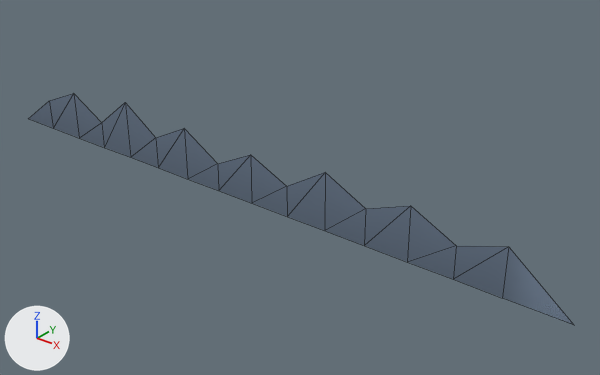
What one commit did to the glTF model cloud/public/assets/gfx3d/bg_mountains_far.glb.
Rendered twice from a 50 mm lens placed at (2064.0, -2176.0, 1492.0), pointed at (243.0, 101.0, 80.0). The axes (+X, +Y, +Z) are drawn at lower left. The lights are the same throughout. The older version comes first. Mesh edges are drawn as thin lines. Vertices at exactly the same position are counted once.

The older version as bpy lines, for what is in view:
```python
mat_material_0 = bpy.data.materials.new('Material_0')
mat_material_0.use_nodes = True; mat_material_0.node_tree.nodes.clear()
_N = mat_material_0.node_tree.nodes; _L = mat_material_0.node_tree.links
n0 = _N.new('ShaderNodeBsdfPrincipled'); n0.name = 'Principled BSDF'
n0.inputs[2].default_value = 0.95  # 'Roughness'
n1 = _N.new('ShaderNodeOutputMaterial'); n1.name = 'Material Output'
n2 = _N.new('ShaderNodeMix'); n2.name = 'Mix'
n2.data_type = 'RGBA'
n2.blend_type = 'MULTIPLY'
n2.inputs[0].default_value = 1.0  # 'Factor'
n2.inputs[7].default_value = (0.145, 0.195, 0.27, 1.0)  # 'B', greyish blue #6a7a8e
n3 = _N.new('ShaderNodeVertexColor'); n3.name = 'Color Attribute'
_L.new(n0.outputs[0], n1.inputs[0])  # 'BSDF' to 'Surface'
_L.new(n2.outputs[2], n0.inputs[0])  # 'Result' to 'Base Color'
_L.new(n3.outputs[0], n2.inputs[6])  # 'Color' to 'A'
me_mesh_0 = bpy.data.meshes.new('Mesh_0')
me_mesh_0.from_pydata(...)  # 30 vertices, 28 faces; spans x -1400.0..1400.0, y 0.0, z 0.0..260.0
me_mesh_0.materials.append(mat_material_0)
ob_mesh_0 = bpy.data.objects.new('Mesh_0', me_mesh_0)
ob_mesh_0.location = (0.0, 0.0, 0.0)
```
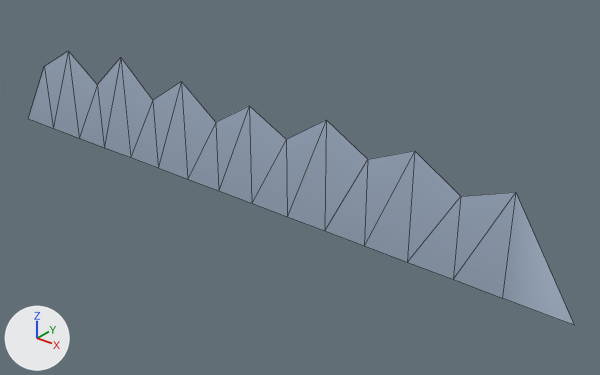
Patch to the scene script:
```diff
--- a/cloud/public/assets/gfx3d/bg_mountains_far.glb.py
+++ b/cloud/public/assets/gfx3d/bg_mountains_far.glb.py
@@ mat_material_0 @@
 n0 = _N.new('ShaderNodeBsdfPrincipled'); n0.name = 'Principled BSDF'
 n0.inputs[2].default_value = 0.95  # 'Roughness'
+n0.inputs[27].default_value = (0.07, 0.09, 0.12, 1.0)  # 'Emission Color', greyish blue #4b5561
+n0.inputs[28].default_value = 1.0  # 'Emission Strength'
 n1 = _N.new('ShaderNodeOutputMaterial'); n1.name = 'Material Output'
@@ mat_material_0 @@
 n2 = _N.new('ShaderNodeMix'); n2.name = 'Mix'
 n2.inputs[0].default_value = 1.0  # 'Factor'
-n2.inputs[7].default_value = (0.145, 0.195, 0.27, 1.0)  # 'B', greyish blue #6a7a8e
+n2.inputs[7].default_value = (0.3, 0.36, 0.45, 1.0)  # 'B', greyish blue #95a2b3
 n3 = _N.new('ShaderNodeVertexColor'); n3.name = 'Color Attribute'
@@ me_mesh_0 @@
 # used by ob_mesh_0; location = (0.0, 0.0, 0.0)
-me_mesh_0.from_pydata(...)  # 30 vertices, 28 faces; spans x -1400.0..1400.0, y 0.0, z 0.0..260.0
+me_mesh_0.from_pydata(...)  # 30 vertices, 28 faces; spans x -1400.0..1400.0, y 0.0, z 0.0..460.0
+# me_mesh_0 part 1: all 2 vertices in x -1200.0..-460.0, y 0.0, z 140.0 are moved by (0.0, 0.0, 170.0)
+# me_mesh_0 part 2: all 2 vertices in x -820.0..-100.0, y 0.0, z 120.0 are moved by (0.0, 0.0, 180.0)
+# me_mesh_0 part 3: the 1 vertex in x 980.0, y 0.0, z 130.0 is moved by (0.0, 0.0, 180.0)
+# me_mesh_0 part 4: all 2 vertices in x 260.0..620.0, y 0.0, z 130.0..150.0 are moved by (0.0, 0.0, 190.0)
+# me_mesh_0 part 5: the 1 vertex in x 1160.0, y 0.0, z 190.0 is moved by (0.0, 0.0, 190.0)
+# me_mesh_0 part 6: all 6 vertices in x -1000.0..800.0, y 0.0, z 210.0..260.0 are moved by (0.0, 0.0, 200.0)
 me_mesh_0.materials.append(mat_material_0)
```

Pixel boxes (x1, y1, x2, y2) of what changed, in the pictures (600 x 375 px; the box of a moved part takes in the faces that stretch with it):
'Mesh_0', recoloured, surface changed, reshaped (lighter, 19% taller)
    before: (29, 94, 574, 325)
    after: (28, 51, 574, 325)
part 1 of me_mesh_0, moved or reshaped
    before: (29, 94, 184, 168)
    after: (28, 52, 181, 168)
part 2 of me_mesh_0, moved or reshaped
    before: (74, 94, 250, 191)
    after: (69, 52, 249, 191)
part 3 of me_mesh_0, moved or reshaped
    before: (407, 206, 456, 279)
    after: (407, 151, 461, 279)
part 4 of me_mesh_0, moved or reshaped
    before: (251, 155, 410, 246)
    after: (249, 106, 414, 246)
part 5 of me_mesh_0, moved or reshaped
    before: (453, 246, 574, 325)
    after: (453, 192, 574, 325)
part 6 of me_mesh_0, moved or reshaped
    before: (53, 94, 411, 262)
    after: (53, 51, 414, 262)
